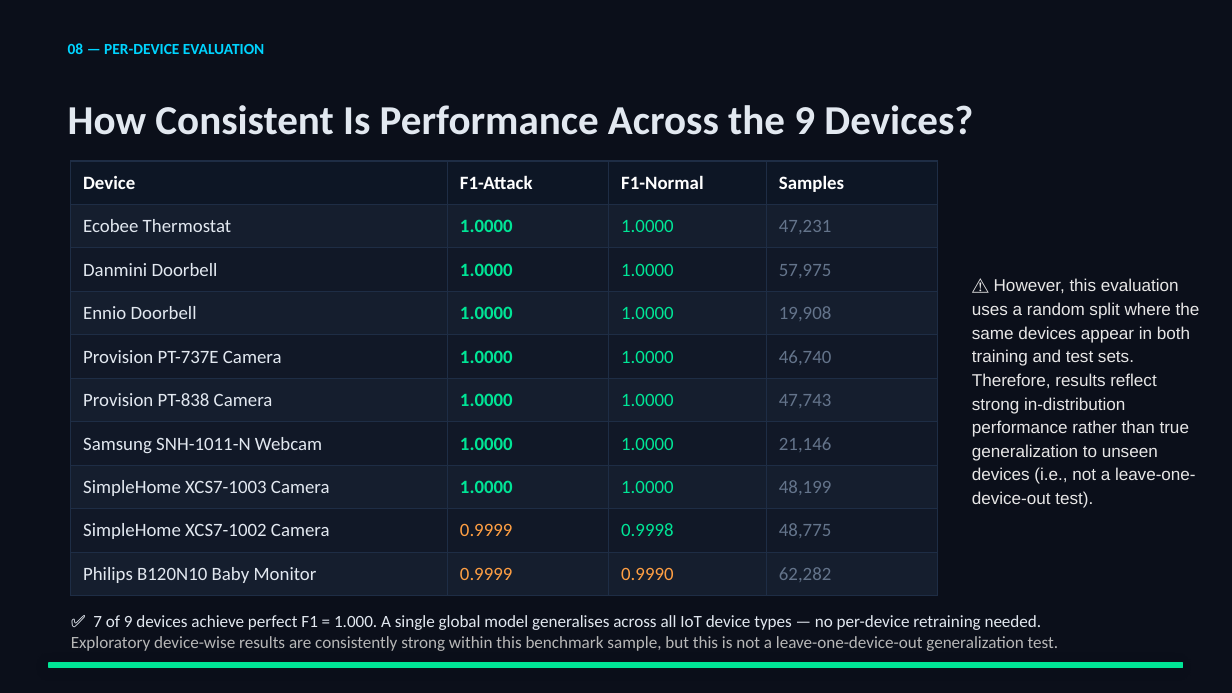
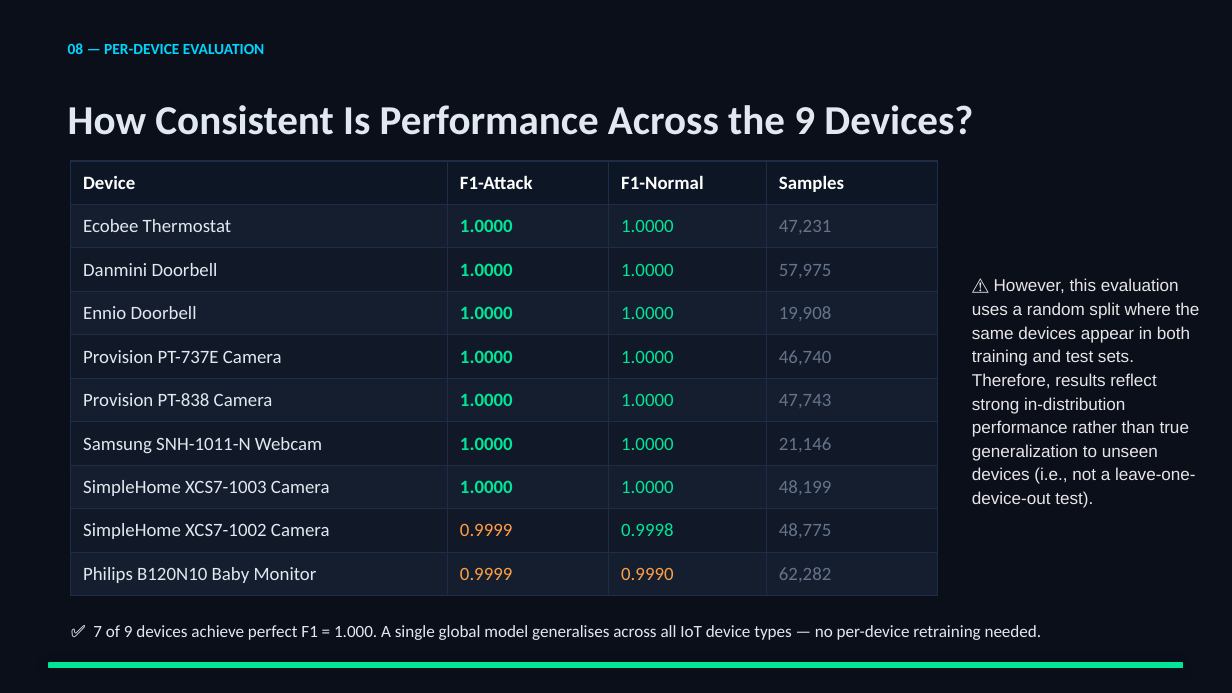
Before and after one commit to JinL2001/IoT_IDS_Full_Pipeline, a slide deck: slide 9 of IoT_IDS_Presentation.pptx. Drawn at 1232x693 pixels with LibreOffice and Linux fonts; fonts in the diff are those of the drawing. Boxes give left, top, right and bottom in pixels: in the first picture for what was removed or moved away, otherwise in the second. Text is boxed around its words. In the diff, an @@ line names an element or a change of style, - is before the commit and + after.

Commit message:
refine limited / weak notion of generalization

```diff
--- a/IoT_IDS_Presentation.pptx
+++ b/IoT_IDS_Presentation.pptx
@@ text at bbox=[71, 636, 1059, 651]: paragraph removed @@
-Exploratory device-wise results are consistently strong within this benchmark sample, but this is not a leave-one-device-out generalization test.
```
